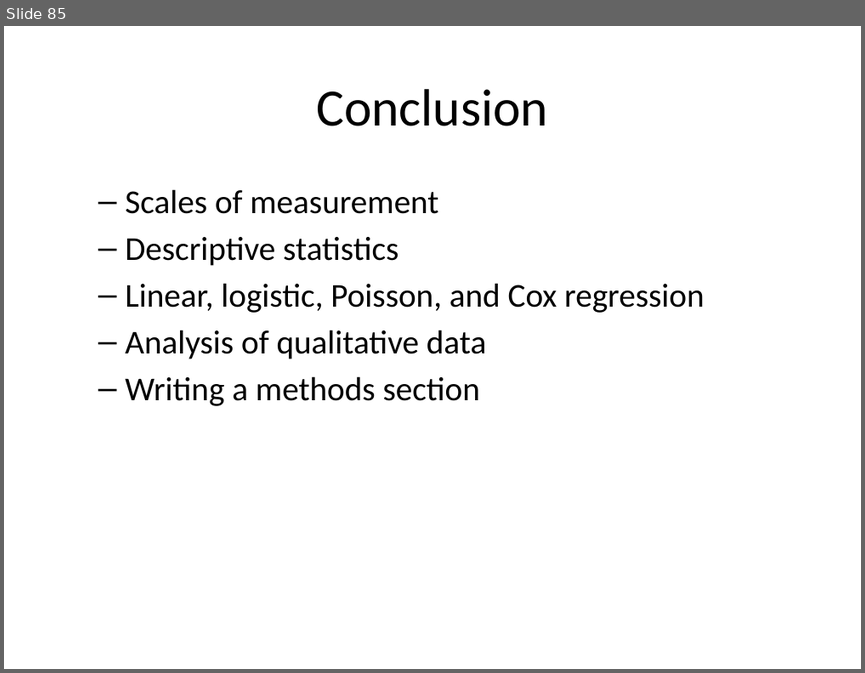
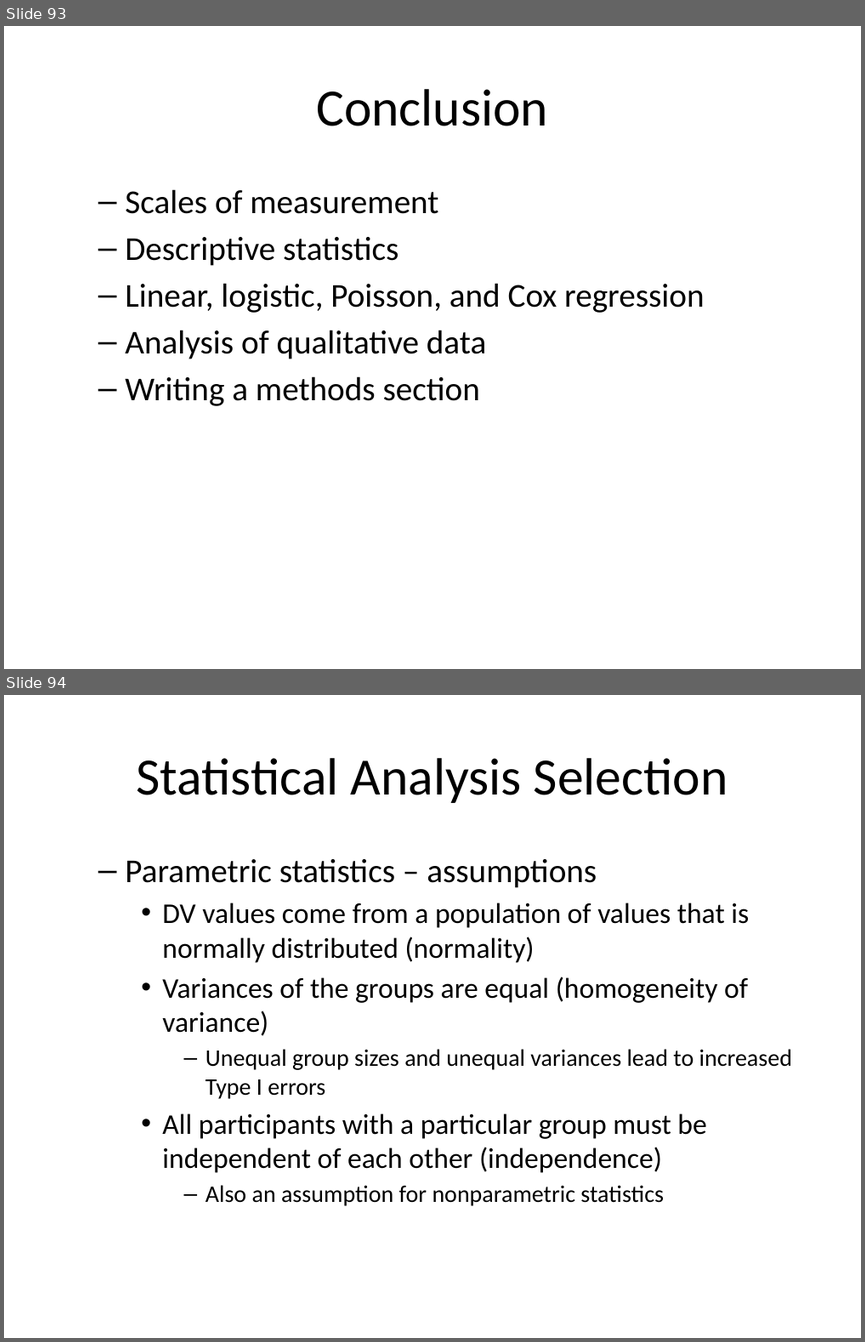
Before and after one commit to classes-medb/5510, a slide deck: src/video-13-statistical-models.pptx. Shown one above the other, each under a label of ours: slide 85 before the commit, slides 93 and 94 after it. The pictures are 865x673 and 865x1342 pixels, drawn with LibreOffice and Linux fonts; fonts in the diff are those of the drawing. Boxes give left, top, right and bottom in pixels: in the first picture for what was removed or moved away, otherwise in the second. Text is boxed around its words. In the diff, an @@ line names an element or a change of style, - is before the commit and + after.

```diff
--- a/src/video-13-statistical-models.pptx
+++ b/src/video-13-statistical-models.pptx
@@ slide 94 added at <box>4,695,861,1338</box>, background #FFFFFF @@
@@ title added at <box>136,758,728,803</box>, 44 pt, text #000000 @@
+Statistical Analysis Selection
@@ text added at <box>125,859,792,1206</box>, 24 pt, text #000000 @@
+  – Parametric statistics – assumptions
+    • DV values come from a population of values that is normally distributed (normality)
+    • Variances of the groups are equal (homogeneity of variance)
+      – Unequal group sizes and unequal variances lead to increased Type I errors
+    • All participants with a particular group must be independent of each other (independence)
+      – Also an assumption for nonparametric statistics
@@ what was slide 85 is now slide 93 @@
```
Also in this commit, not shown: 5 slides changed, 9 other slides added, 1 slide removed, 6 other files.
